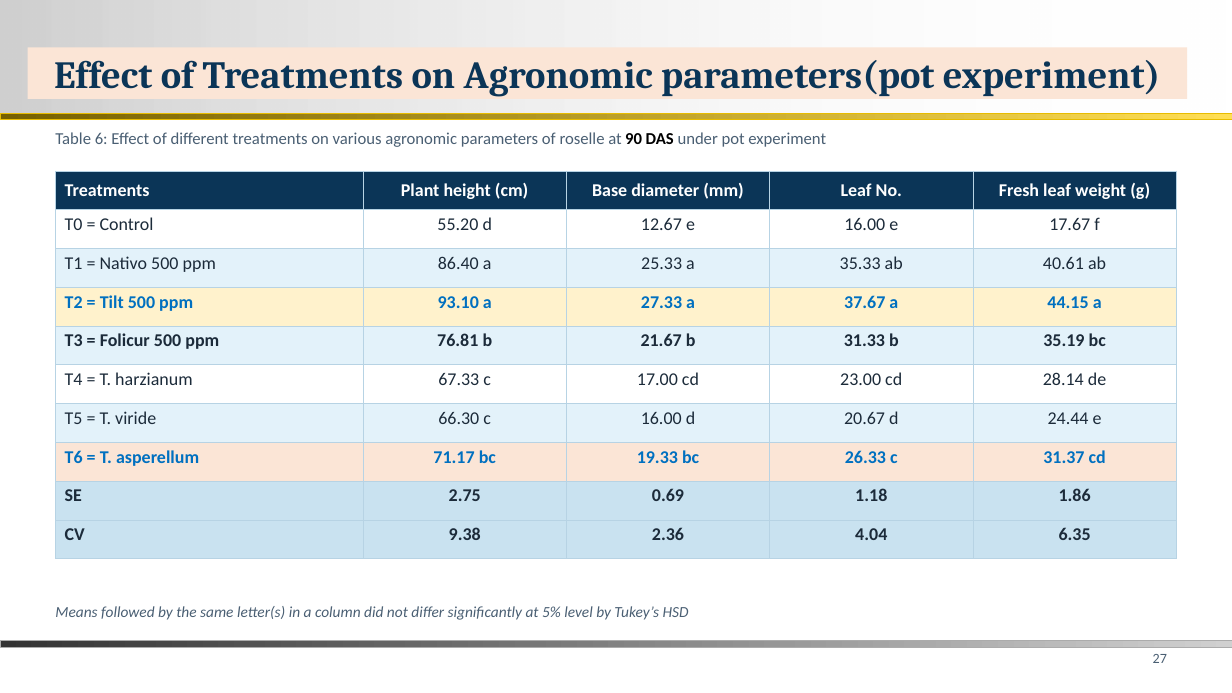
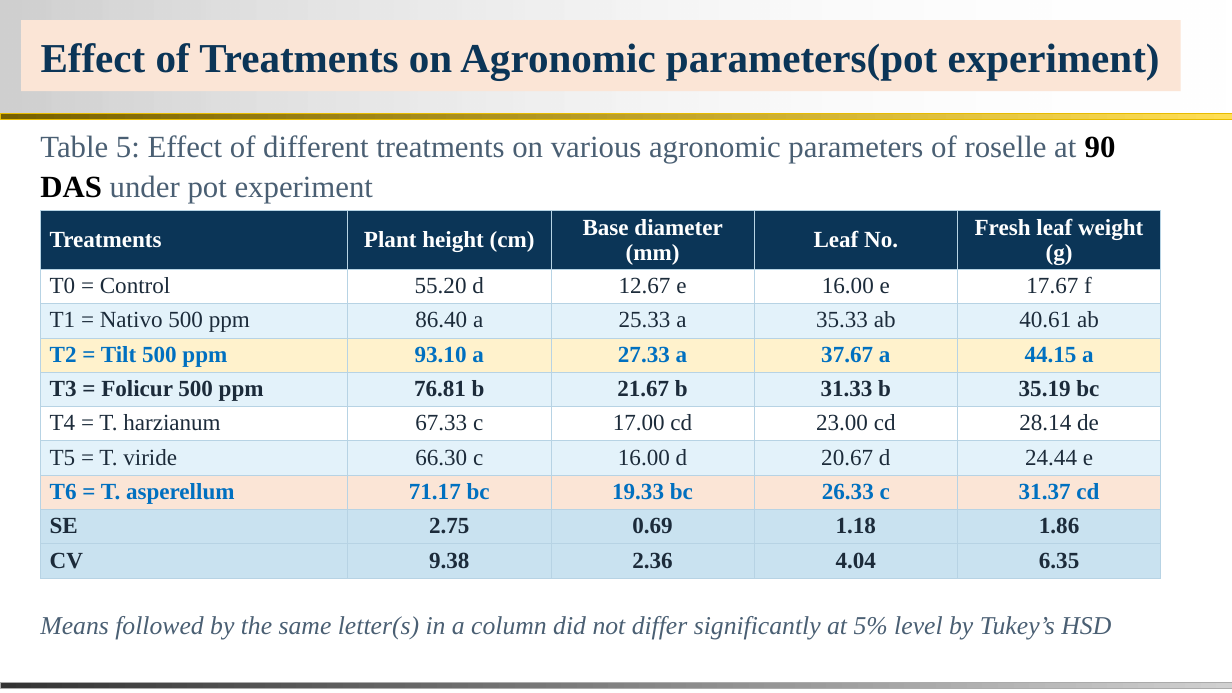
Before and after one commit to bipro-b/nm-documenents, a slide deck: slide 24 of docs/Nisha_MS_Thesis_Defence.pptx (slide 27 before the commit). Drawn at 1232x693 pixels with LibreOffice and Linux fonts; fonts in the diff are those of the drawing; background and template pictures are left out. Boxes give left, top, right and bottom in pixels: in the first picture for what was removed or moved away, otherwise in the second. Text is boxed around its words. In the diff, an @@ line names an element or a change of style, - is before the commit and + after.

```diff
--- a/docs/Nisha_MS_Thesis_Defence.pptx
+++ b/docs/Nisha_MS_Thesis_Defence.pptx
@@ title "Effect of Treatments on Agronomic ...": place and size @@
-title "Effect of Treatments on Agronomic ..." at (28,47,1188,99)
+title "Effect of Treatments on Agronomic ..." at (21,20,1181,91)
@@ title "Effect of Treatments on Agronomic ..." at (21,20,1181,91): size 30 to 32 pt, font Cambria to Times New Roman @@
@@ text at (40,135,1116,204): text changed; size 13 to 24 pt; font Calibri to Times New Roman @@
-Table 6: Effect of different treatments on various agronomic parameters of roselle at 90 DAS under pot experiment
+Table 5: Effect of different treatments on various agronomic parameters of roselle at 90 DAS under pot experiment
@@ table at (41,211,1162,590) @@
@@ size 14 to 18 pt, font Calibri to Times New Roman @@
@@ table: place and size @@
-table at (55,171,1177,559)
+table at (41,211,1162,590)
@@ text "Means followed by the same ...": place and size @@
-text "Means followed by the same ..." at (55,606,689,620)
+text "Means followed by the same ..." at (40,616,1111,640)
@@ text "Means followed by the same ..." at (40,616,1111,640): size 12 to 20 pt, font Calibri to Times New Roman @@
@@ page number removed at (1153,654,1167,663) @@
-27
@@ rectangle: place and size @@
-rectangle at (0,640,1232,647)
+rectangle at (0,682,1232,689)
```
Also in this commit, not shown: 31 other slides changed, 3 slides removed, 2 other files.
